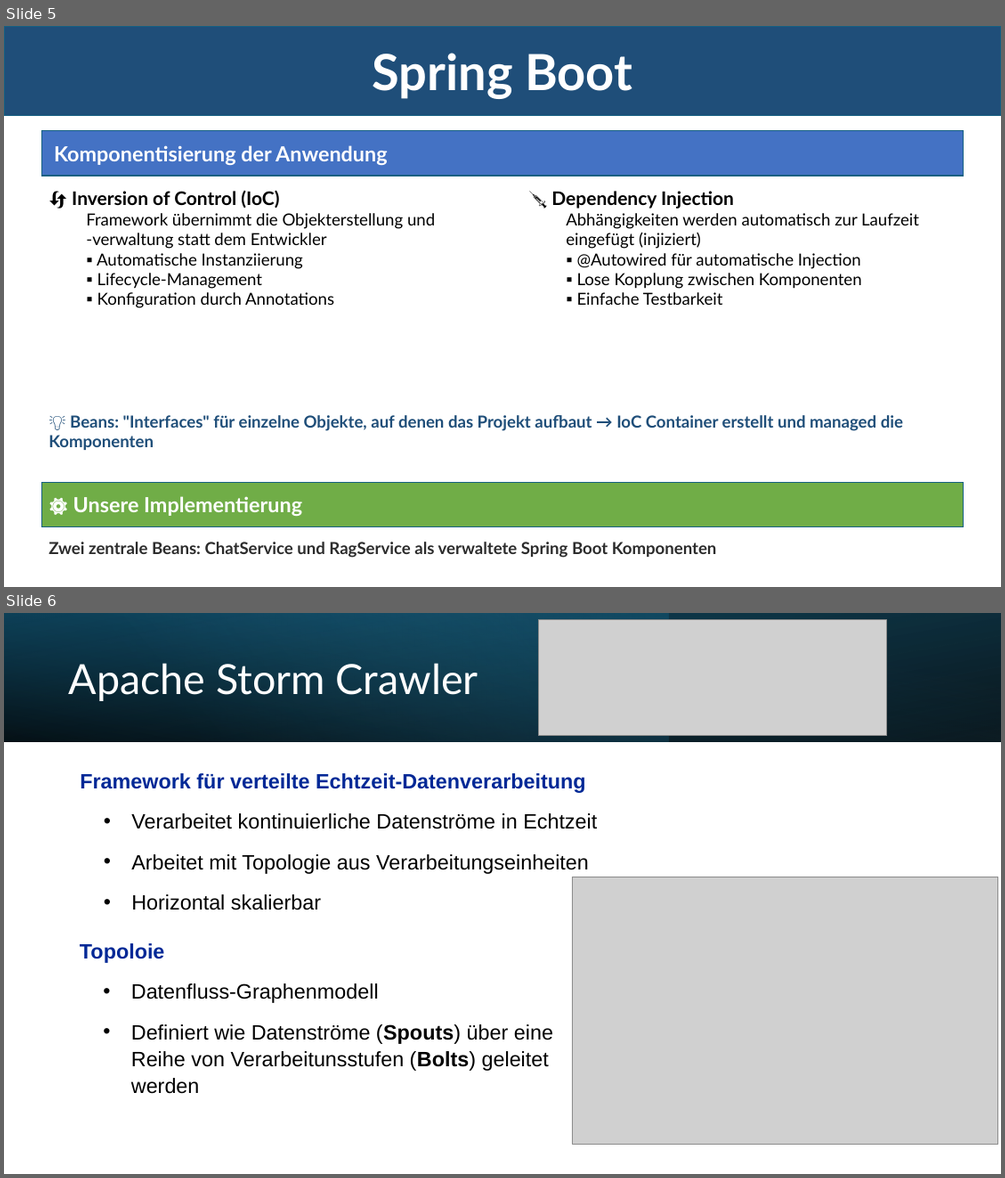
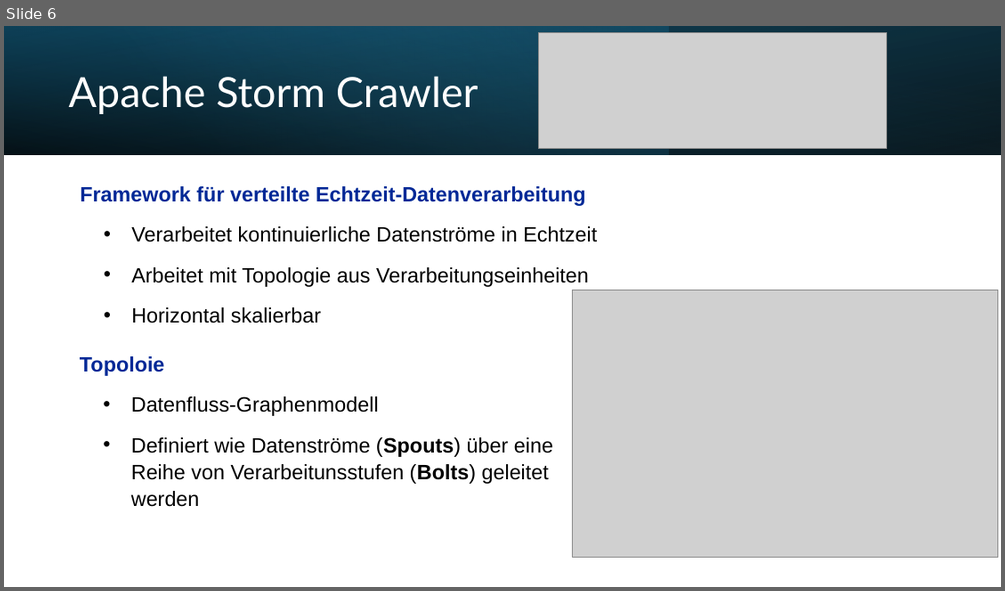
Before and after one commit to lroskn/praesi, a slide deck: Endergebnis.pptx. Shown one above the other, each under a label of ours: slides 5 and 6 before the commit, slide 6 after it. The pictures are 1005x1178 and 1005x591 pixels, drawn with LibreOffice and Linux fonts; fonts in the diff are those of the drawing; grey boxes stand for pictures. Boxes give left, top, right and bottom in pixels: in the first picture for what was removed or moved away, otherwise in the second. Text is boxed around its words. In the diff, an @@ line names an element or a change of style, - is before the commit and + after.

Commit message:
20%

```diff
--- a/Endergebnis.pptx
+++ b/Endergebnis.pptx
@@ slide 5 removed at box(4, 26, 1001, 587), background #FFFFFF @@
@@ rectangle removed at box(4, 26, 1001, 116) @@
-Spring Boot
@@ rectangle removed at box(41, 131, 963, 176) @@
-Komponentisierung der Anwendung
@@ text removed at box(72, 190, 435, 308) @@
-🔄 Inversion of Control (IoC)
-  Framework übernimmt die Objekterstellung und -verwaltung statt dem Entwickler
-  ▪ Automatische Instanziierung
-  ▪ Lifecycle-Management
-  ▪ Konfiguration durch Annotations
@@ text removed at box(551, 191, 919, 305) @@
-💉 Dependency Injection
-  Abhängigkeiten werden automatisch zur Laufzeit eingefügt (injiziert)
-  ▪ @Autowired für automatische Injection
-  ▪ Lose Kopplung zwischen Komponenten
-  ▪ Einfache Testbarkeit
@@ text removed at box(48, 415, 903, 450) @@
-💡 Beans: "Interfaces" für einzelne Objekte, auf denen das Projekt aufbaut → IoC Container erstellt und managed die Komponenten
@@ rectangle removed at box(41, 483, 963, 527) @@
-⚙️ Unsere Implementierung
@@ text removed at box(48, 541, 717, 557) @@
-Zwei zentrale Beans: ChatService und RagService als verwaltete Spring Boot Komponenten
```
Also in this commit, not shown: 1 slide changed, 4 slides added, 3 other slides removed.
